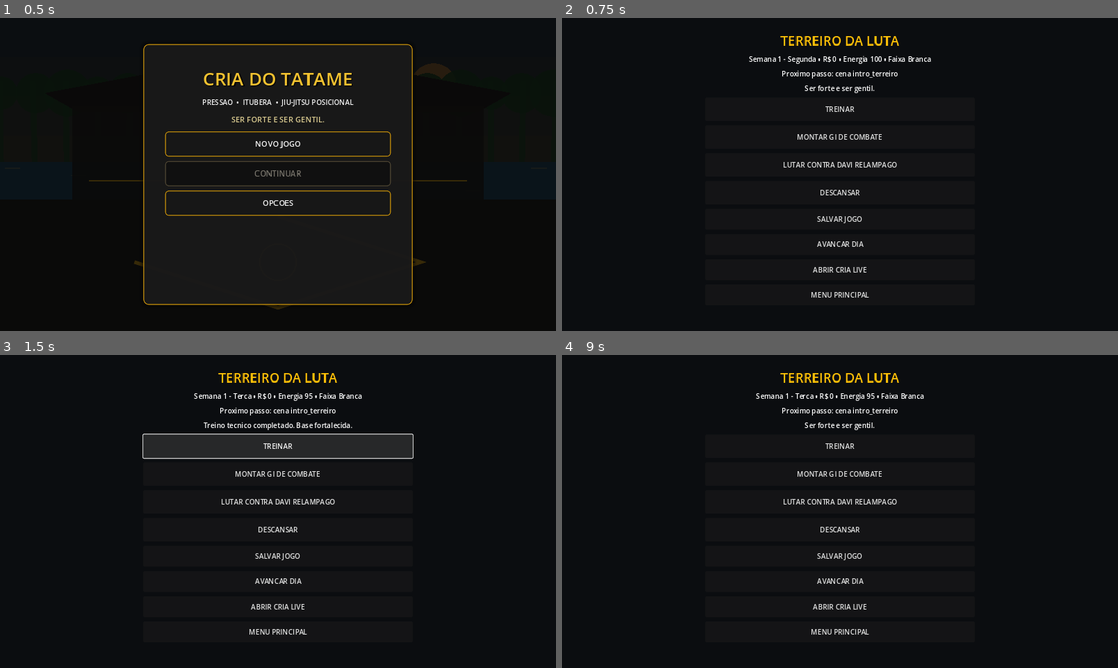
Above: before the commit, frames 1-4 (two rows, left to right).
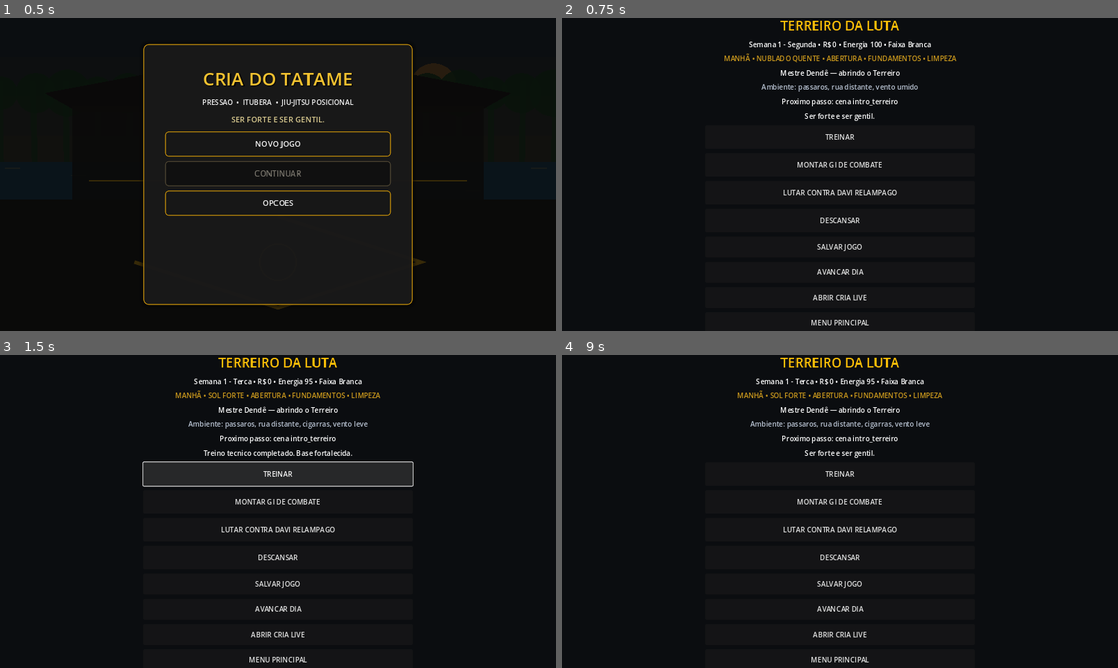
Above: after the commit, the same moments.

Repository: ringuemkt-rgb/cria-do-tatame
Game: Godot game, scene res://scenes/main_menu/MainMenu.tscn
The game is run twice, just before and just after one commit, with the same random seed, the same clock (stepped at 60 frames per second) and the same inputs.
Inputs:
- Up to frame 1 (0.5 s): no input
- Up to frame 2 (0.75 s): click "NOVO JOGO" at 0.5 s
- Up to frame 3 (1.5 s): click "TREINAR" at 1.25 s
- Up to frame 4 (9 s): click "MONTAR GI DE COMBATE" at 2 s; click "Baiana Nv.1 ◆" at 2.75 s; click "Cem Quilos Nv.1 ◆" at 3.5 s; click "Grip de Ferro Nv.1 ◆" at 4.25 s; click "Puxada para Guarda Nv.1 ◆" at 5 s; click "Raspagem Tesoura Nv.1 ◆" at 5.75 s; click "Saida da Montada Nv.2 ◆◆" at 6.5 s; click "Saida do Cem Quilos Nv.1 ◆" at 7.25 s; click "Sprawl Nv.2 ◆◆" at 8 s; click "VOLTAR AO TERREIRO" at 8.75 s

Frame 1 is identical in both runs. In frame 2, 3.7% of the frame differs, in the area x 29-71%, y 0-99%; in frame 3, 7.7%, in the area x 25-75%, y 0-99%; in frame 4, 3.6%.

Commit message:
feat(world): add living Terreiro presentation slots

Diff:
--- a/scenes/hubs/TerreiroDaLuta.tscn
+++ b/scenes/hubs/TerreiroDaLuta.tscn
@@ -48,6 +48,26 @@
 layout_mode = 2
 text = "Semana 1 - Segunda • R$ 0 • Energia 100"
 horizontal_alignment = 1
+
+[node name="WorldPulse" type="Label" parent="Panel"]
+layout_mode = 2
+theme_override_colors/font_color = Color(0.788, 0.592, 0.11, 1)
+text = "MANHÃ • NUBLADO QUENTE • ABERTURA"
+horizontal_alignment = 1
+autowrap_mode = 3
+
+[node name="Residents" type="Label" parent="Panel"]
+layout_mode = 2
+text = "Mestre Dendê — abrindo o Terreiro"
+horizontal_alignment = 1
+autowrap_mode = 3
+
+[node name="Ambience" type="Label" parent="Panel"]
+layout_mode = 2
+theme_override_colors/font_color = Color(0.72, 0.76, 0.82, 1)
+text = "Ambiente: pássaros, rua distante"
+horizontal_alignment = 1
+autowrap_mode = 3
 
 [node name="NextAction" type="Label" parent="Panel"]
 layout_mode = 2
